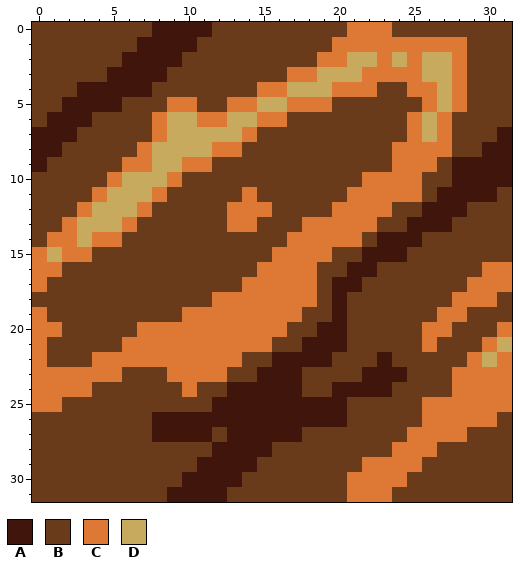
Pixel-art sprite: Resources/wall.png. The picture above is the old version.
The file is 32x32 pixels.
Palette (. is transparent): A #40160c  B #6a3b1b  C #dd7934  D #c8aa5f
Now the later version:
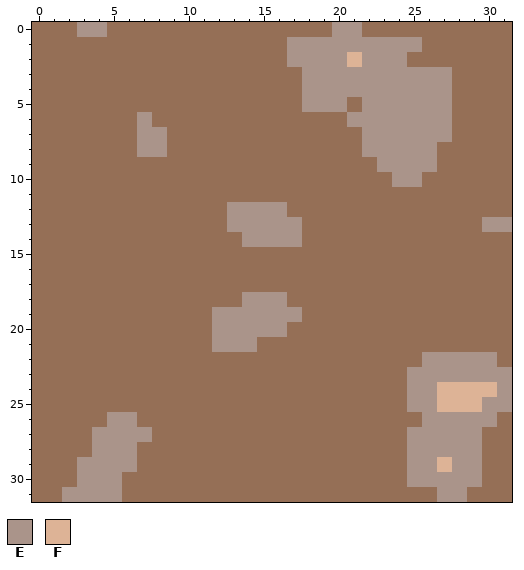
Colours new in this view: E #aa948a  F #ddb396
Difference:
colour B: #6a3b1b -> #956f56
Changed rows in their new state; - is a pixel that keeps its letter.
first column x 0:
 0 ---EE---BBBB--------EEBB--------
 1 -------BBBB------EEEEEEEEEBBB---
 2 ------BBBB-------EEEEFEEEBBBB---
 3 -----BBBB--------BEEEEEEEEEEB---
 4 ---BBBBB-------BBBEEEEEEEEEEB---
 5 --BBBB---BB--BBBBBEEE-EEEEEEB---
 6 -BBB---EBBBBBBBBB----EEEEEEE----
 7 BBB----EEBBBBBB-------EEEEEE---B
 8 BB-----EEBBBBB--------EEEEEB--BB
 9 B-----BBBBBB-----------EEEE-BBBB
10 -----BBBBB------------BBEE--BBBB
11 ----BBBBB-----B------BBBBB-BBBB-
12 ---BBBBB-----EEEE---BBBB--BBB---
13 --BBBBB------EEEEEBBBBB--BBB--EE
14 -BBBBB--------EEEEBBBB-BBB------
15 BBBB------------BBBB--BBB-------
16 BB-------------BBBB--BB-------BB
17 B-------------BBBBB-BB-------BBB
18 ------------BBEEEBB-B-------BBB-
19 B---------BBEEEEEE--B------BB---
20 BB-----BBBBBEEEEE--BB-----BB---B
21 B-----BBBBBBEEEB--BBB-----B---BB
22 B---BBBBBBBBBB--BBBB---B--EEEEEB
23 BBBBBB---BBBB--BBB----BBBEEEEEEE
24 BBBB------B--BBBBB--BBBB-EEFFFFE
25 BB----------BBBBBBBBB----EEFFFEE
26 -----EE-BBBBBBBBBBBBB-----EEEEE-
27 ----EEEEBBBB-BBBBB-------EEEEE--
28 ----EEE-----BBBB--------BEEEEE--
29 ---EEEE----BBBB-------BBBEEFEE--
30 ---EEE----BBBB-------BBBBEEEEE--
31 --EEEE---BBBB--------BBB---EE---
Boxes around the changes in both pictures, in picture pixels (x1, y1, x2, y2):
changed: (32, 22, 512, 502)
